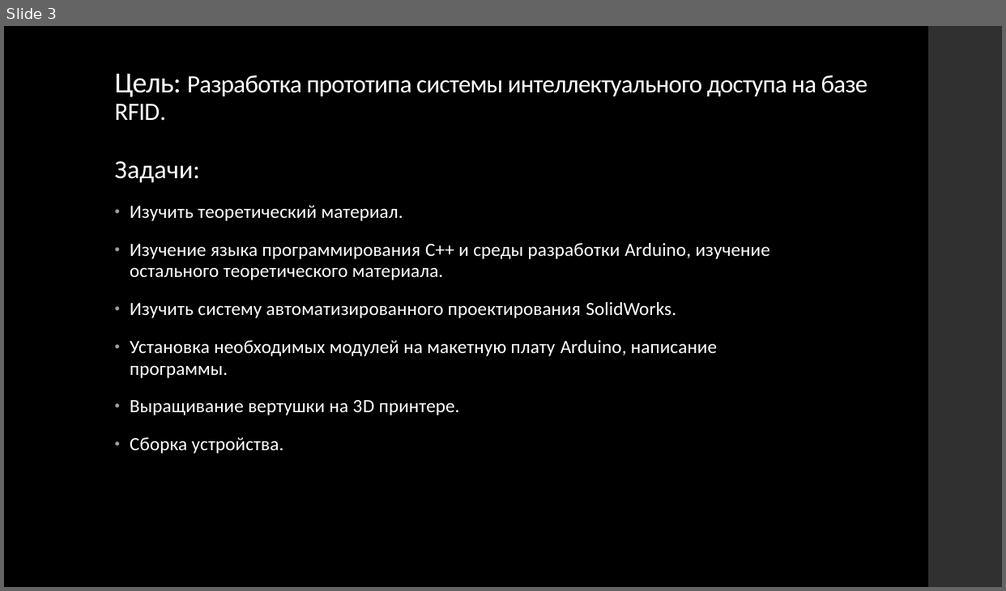
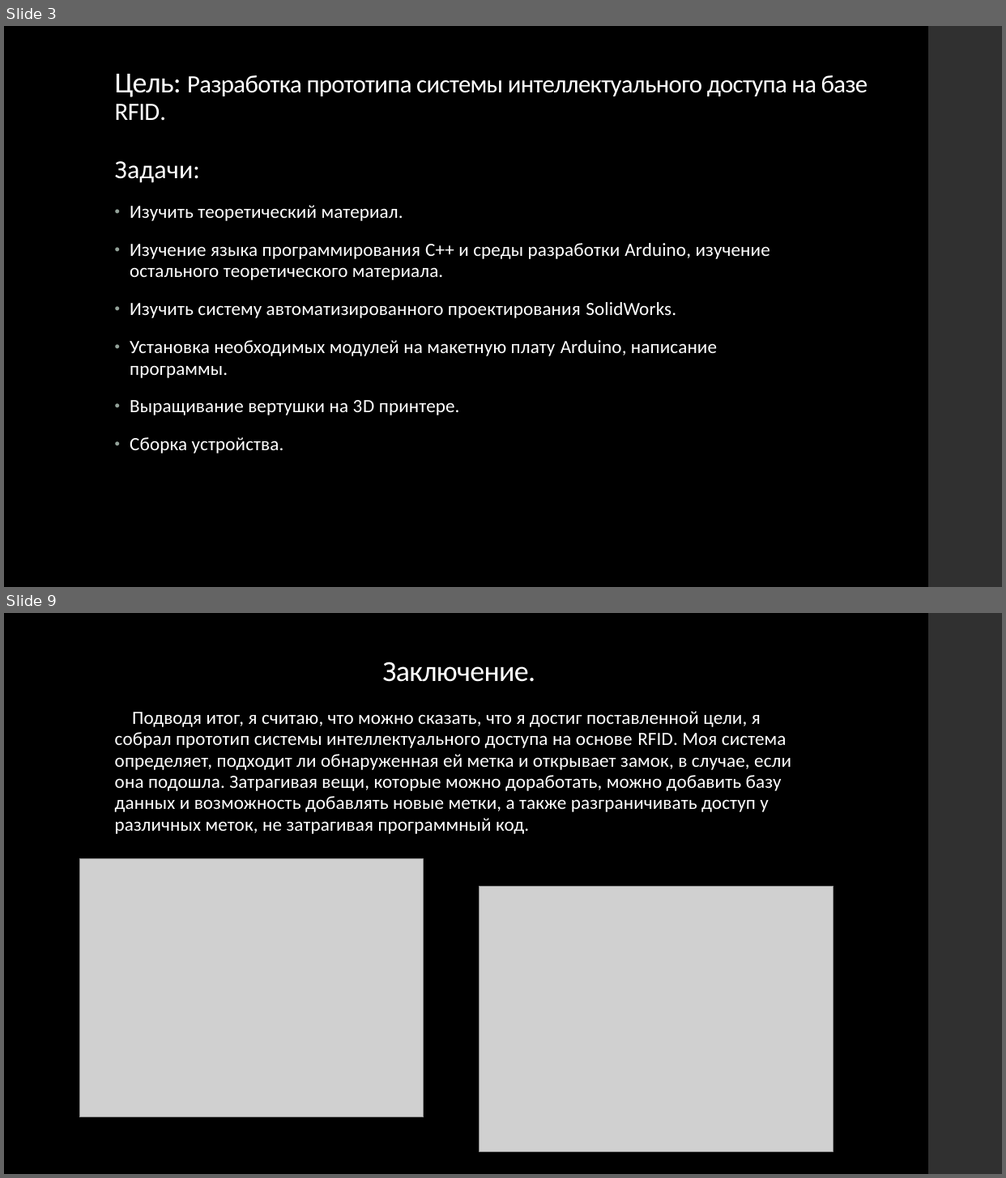
Before and after one commit to kmspofizre/school_project, a slide deck: Презентация ИСД.pptx. Shown one above the other, each under a label of ours: slide 3 before the commit, slides 3 and 9 after it; the slides between them are not shown. The pictures are 1006x591 and 1006x1178 pixels, drawn with LibreOffice and Linux fonts; fonts in the diff are those of the drawing; grey boxes stand for pictures. Boxes give left, top, right and bottom in pixels: in the first picture for what was removed or moved away, otherwise in the second. Text is boxed around its words. In the diff, an @@ line names an element or a change of style, - is before the commit and + after.

```diff
--- a/Презентация ИСД.pptx
+++ b/Презентация ИСД.pptx
@@ slide 9 added at (x1=4, y1=613, x2=1002, y2=1174), background #000000; not listed: 1 template element that a slide beside it also shows @@
@@ title added at (x1=382, y1=662, x2=535, y2=682), 28 pt, text #FFFFFF @@
+Заключение.
@@ text added at (x1=115, y1=711, x2=791, y2=834), 18 pt, text #FFFFFF @@
+Подводя итог, я считаю, что можно сказать, что я достиг поставленной цели, я собрал прототип системы интеллектуального доступа на основе RFID. Моя система определяет, подходит ли обнаруженная ей метка и открывает замок, в случае, если она подошла. Затрагивая вещи, которые можно доработать, можно добавить базу данных и возможность добавлять новые метки, а также разграничивать доступ у различных меток, не затрагивая программный код.
@@ picture added at (x1=79, y1=859, x2=424, y2=1118) @@
@@ picture added at (x1=479, y1=886, x2=833, y2=1152) @@
```
Also in this commit, not shown: 1 slide changed, 5 other slides added, 1 slide removed, 1 other file.
